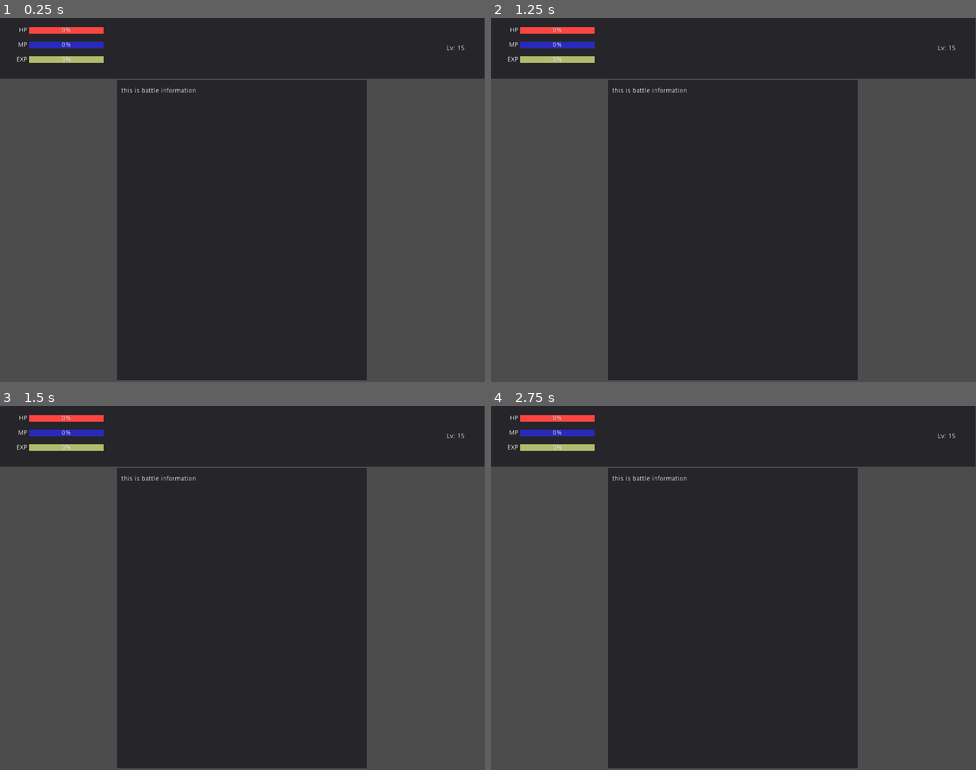
Above: before the commit, frames 1-4 (two rows, left to right).
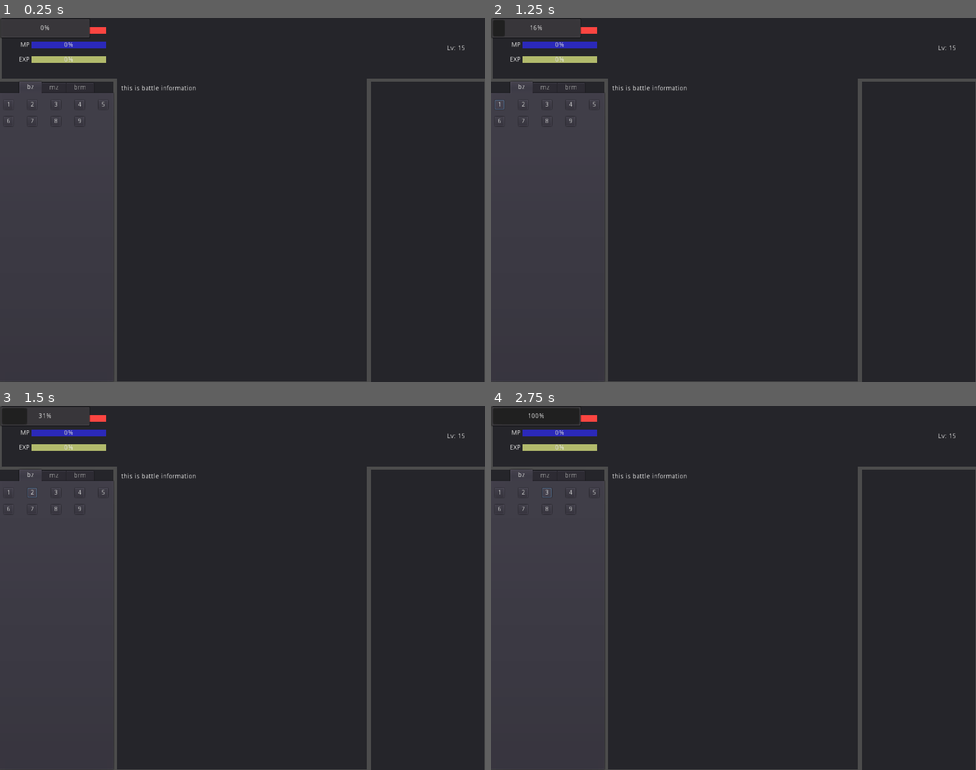
Above: after the commit, the same moments.

Repository: Eldanichu/projects
Game: Godot game, scene res://game.tscn
Same seed, same stepped clock (60 frames per second), same inputs: the game is played once before the commit and once after it.
Inputs (mouse positions are in pixels of both pictures, inside the frame that each line leads up to):
- Up to frame 1 (0.25 s): no input
- Up to frame 2 (1.25 s): click (500, 105) at 0.5 s, where only the run after the commit has a clickable "1"
- Up to frame 3 (1.5 s): click (33, 493) at 1.25 s, where only the run after the commit has a clickable "2"
- Up to frame 4 (2.75 s): click (549, 493) at 2 s, where only the run after the commit has a clickable "3"

The runs differ from the first frame. In frame 1, 21% of the frame differs, in the area x 0-100%, y 0-100%; in frame 2, 21%; in frame 3, 21%; in frame 4, 21%.

Commit message:
0705
0705

Diff:
--- /dev/null
+++ b/M001/UI/ui.tscn
@@ -0,0 +1,100 @@
+[gd_scene load_steps=4 format=2]
+
+[ext_resource path="res://UI/ui.gd" type="Script" id=1]
+[ext_resource path="res://UI/top.tscn" type="PackedScene" id=2]
+[ext_resource path="res://gameObject/dongens.tscn" type="PackedScene" id=3]
+
+[node name="ui" type="Control"]
+anchor_right = 1.0
+anchor_bottom = 1.0
+margin_left = -1.0
+margin_right = -1.0
+script = ExtResource( 1 )
+__meta__ = {
+"_edit_use_anchors_": false
+}
+
+[node name="top" parent="." instance=ExtResource( 2 )]
+anchor_right = 0.0
+margin_left = 5.0
+margin_right = 1025.0
+
+[node name="center" type="Panel" parent="."]
+anchor_left = 0.242
+anchor_top = 1.0
+anchor_right = 0.758
+anchor_bottom = 1.0
+margin_left = 0.191986
+margin_top = -641.122
+margin_right = -0.192017
+margin_bottom = -1.12244
+__meta__ = {
+"_edit_use_anchors_": false
+}
+
+[node name="rtl" type="RichTextLabel" parent="center"]
+anchor_left = 0.5
+anchor_right = 0.5
+margin_left = -255.0
+margin_top = 15.2946
+margin_right = 253.0
+margin_bottom = 311.295
+text = "this is battle information"
+scroll_following = true
+__meta__ = {
+"_edit_use_anchors_": false
+}
+
+[node name="maps" type="Panel" parent="."]
+anchor_top = 0.177
+anchor_bottom = 0.997
+margin_top = -2.18091
+margin_right = 240.0
+margin_bottom = 0.0591431
+rect_pivot_offset = Vector2( 120, 304.418 )
+__meta__ = {
+"_edit_use_anchors_": false
+}
+
+[node name="TabContainer" type="TabContainer" parent="maps"]
+anchor_right = 1.0
+anchor_bottom = 1.0
+__meta__ = {
+"_edit_use_anchors_": false
+}
+
+[node name="bz" parent="maps/TabContainer" instance=ExtResource( 3 )]
+
+[node name="mz" type="Tabs" parent="maps/TabContainer"]
+visible = false
+anchor_right = 1.0
+anchor_bottom = 1.0
+margin_left = 4.0
+margin_top = 32.0
+margin_right = -4.0
+margin_bottom = -4.0
+
+[node name="Button" type="Button" parent="maps/TabContainer/mz"]
+margin_right = 12.0
+margin_bottom = 20.0
+
+[node name="brm" type="Tabs" parent="maps/TabContainer"]
+visible = false
+anchor_right = 1.0
+anchor_bottom = 1.0
+margin_left = 4.0
+margin_top = 32.0
+margin_right = -4.0
+margin_bottom = -4.0
+
+[node name="Panel2" type="Panel" parent="."]
+anchor_left = 1.0
+anchor_top = 0.176
+anchor_right = 1.0
+anchor_bottom = 1.0
+margin_left = -240.0
+margin_top = -0.168015
+rect_pivot_offset = Vector2( 120, 304.418 )
+__meta__ = {
+"_edit_use_anchors_": false
+}
--- /dev/null
+++ b/M001/common/TimerProgress.gd
@@ -0,0 +1,25 @@
+extends Node
+
+onready var pb = $ProgressBar;
+
+export var interval:int = 0
+export var inv:float = -1
+
+
+
+func _ready():
+	if inv == null or inv == -1: return;
+	var _timer  = Timer.new()
+	_timer.set_autostart(true)
+	add_child(_timer)
+
+	_timer.connect("timeout", self, "_on_Timer_timeout")
+	_timer.set_timer_process_mode(Timer.TIMER_PROCESS_PHYSICS)
+	_timer.set_wait_time(inv)
+	_timer.set_one_shot(false) # Make sure it loops
+
+
+
+func _on_Timer_timeout():
+	interval = interval + 1
+	pb.value = interval
--- /dev/null
+++ b/M001/common/TimerProgress.tscn
@@ -0,0 +1,13 @@
+[gd_scene load_steps=2 format=2]
+
+[ext_resource path="res://common/TimerProgress.gd" type="Script" id=1]
+
+[node name="TimerProgress" type="Node"]
+script = ExtResource( 1 )
+
+[node name="ProgressBar" type="ProgressBar" parent="."]
+margin_right = 191.0
+margin_bottom = 43.0
+__meta__ = {
+"_edit_use_anchors_": false
+}
--- a/M001/game.tscn
+++ b/M001/game.tscn
@@ -1,9 +1,11 @@
 [gd_scene load_steps=3 format=2]
 
-[ext_resource path="res://ui.tscn" type="PackedScene" id=1]
-[ext_resource path="res://game.gd" type="Script" id=2]
+[ext_resource path="res://common/TimerProgress.tscn" type="PackedScene" id=1]
+[ext_resource path="res://UI/ui.tscn" type="PackedScene" id=2]
 
 [node name="Node" type="Node"]
-script = ExtResource( 2 )
 
-[node name="ui" parent="." instance=ExtResource( 1 )]
+[node name="ui" parent="." instance=ExtResource( 2 )]
+
+[node name="TimerProgress" parent="." instance=ExtResource( 1 )]
+inv = 0.002
--- /dev/null
+++ b/M001/gameObject/dongens.gd
@@ -0,0 +1,25 @@
+extends Tabs
+
+onready var map = $levelContainer
+
+
+# Called when the node enters the scene tree for the first time.
+func _ready():
+	createDongensButton();
+
+
+func createDongensButton() ->void:
+	var btn;
+	for i in range(1,10):
+		btn = Button.new();
+		btn.text = str(i);
+		btn.connect("button_up",self,"dongenClick",[btn.text])
+		map.add_child(btn)
+
+
+func dongenClick(e):
+	var rnd = RandomNumberGenerator.new();
+	rnd.randomize();
+	var num = rnd.randi_range(0.0,3.0)
+
+	print(num)
--- /dev/null
+++ b/M001/gameObject/dongens.tscn
@@ -0,0 +1,27 @@
+[gd_scene load_steps=2 format=2]
+
+[ext_resource path="res://gameObject/dongens.gd" type="Script" id=1]
+
+[node name="bz" type="Tabs"]
+anchor_right = 1.0
+anchor_bottom = 1.0
+margin_left = 4.0
+margin_top = 32.0
+margin_right = -4.0
+margin_bottom = -4.0
+script = ExtResource( 1 )
+__meta__ = {
+"_edit_use_anchors_": false
+}
+
+[node name="levelContainer" type="GridContainer" parent="."]
+anchor_right = 1.0
+anchor_bottom = 1.0
+margin_left = 5.0
+margin_top = 7.0
+custom_constants/vseparation = 15
+custom_constants/hseparation = 30
+columns = 5
+__meta__ = {
+"_edit_use_anchors_": false
+}
--- a/M001/project.godot
+++ b/M001/project.godot
@@ -12,7 +12,7 @@
 "base": "Node",
 "class": "Level",
 "language": "GDScript",
-"path": "res://levels.gd"
+"path": "res://gameObject/levels.gd"
 } ]
 _global_script_class_icons={
 "Level": ""
--- a/M001/ui.tscn
+++ /dev/null
@@ -1,43 +0,0 @@
-[gd_scene load_steps=3 format=2]
-
-[ext_resource path="res://top.tscn" type="PackedScene" id=1]
-[ext_resource path="res://ui.gd" type="Script" id=2]
-
-[node name="ui" type="Control"]
-anchor_right = 1.0
-anchor_bottom = 1.0
-margin_left = -1.0
-margin_right = -1.0
-script = ExtResource( 2 )
-__meta__ = {
-"_edit_lock_": true,
-"_edit_use_anchors_": false
-}
-
-[node name="top" parent="." instance=ExtResource( 1 )]
-
-[node name="center" type="Panel" parent="."]
-anchor_left = 0.5
-anchor_top = 1.0
-anchor_right = 0.5
-anchor_bottom = 1.0
-margin_left = -264.0
-margin_top = -638.0
-margin_right = 264.0
-margin_bottom = -4.0
-__meta__ = {
-"_edit_use_anchors_": false
-}
-
-[node name="rtl" type="RichTextLabel" parent="center"]
-anchor_left = 0.5
-anchor_right = 0.5
-margin_left = -255.0
-margin_top = 17.0
-margin_right = 253.0
-margin_bottom = 313.0
-text = "this is battle information"
-scroll_following = true
-__meta__ = {
-"_edit_use_anchors_": false
-}
Not shown: 3 places in M001/UI/top.tscn that only renumber resources
Renamed: M001/ui.gd -> M001/UI/ui.gd
Renamed: M001/game.gd -> M001/gameObject/game.gd
Renamed: M001/levels.gd -> M001/gameObject/levels.gd
Not shown, added: M001/common/TimerProgress.tscn.tmp
